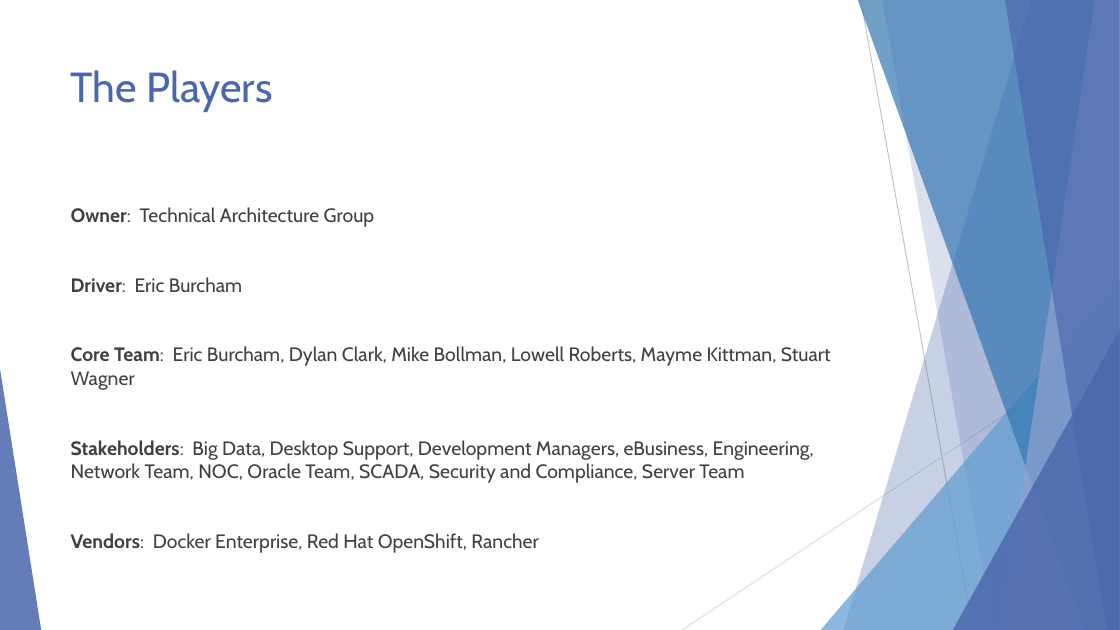
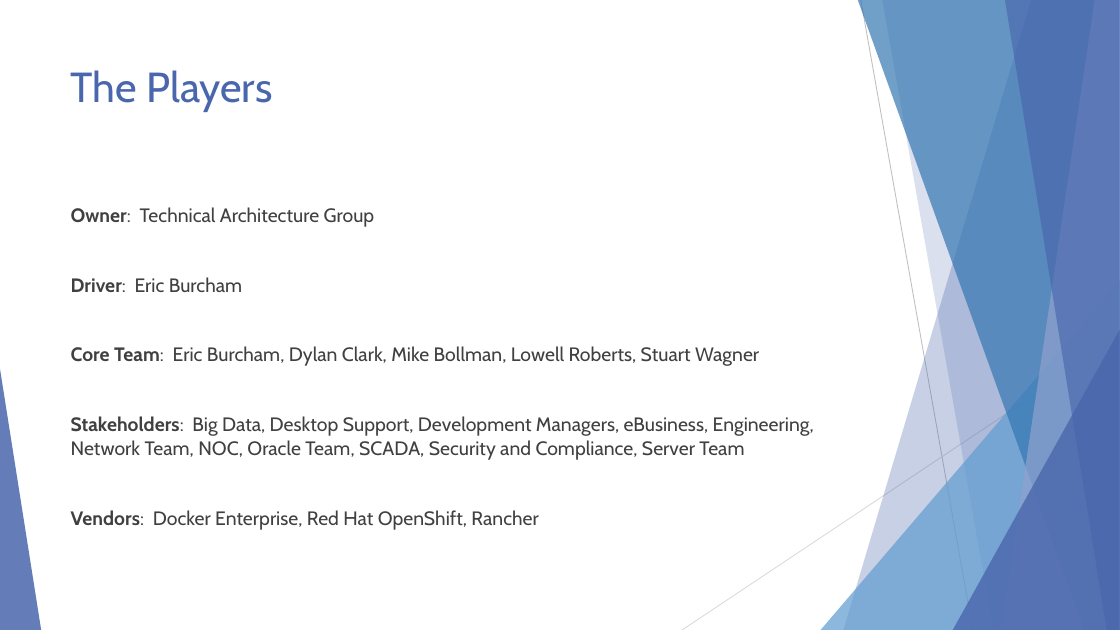
Before and after one commit to EnterpriseProductsLP/docker-straw-man, a slide deck: slide 5 of presentation.pptx. Drawn at 1120x630 pixels with LibreOffice and Linux fonts; fonts in the diff are those of the drawing. Boxes give left, top, right and bottom in pixels: in the first picture for what was removed or moved away, otherwise in the second. Text is boxed around its words. In the diff, an @@ line names an element or a change of style, - is before the commit and + after.

Commit message:
Finished with presentation.

```diff
--- a/presentation.pptx
+++ b/presentation.pptx
@@ text at (71, 346, 759, 366): text changed @@
-Core Team: Eric Burcham, Dylan Clark, Mike Bollman, Lowell Roberts, Mayme Kittman, Stuart Wagner
+Core Team: Eric Burcham, Dylan Clark, Mike Bollman, Lowell Roberts, Stuart Wagner
```
Also in this commit, not shown: 4 other slides changed, 5 slides removed.
